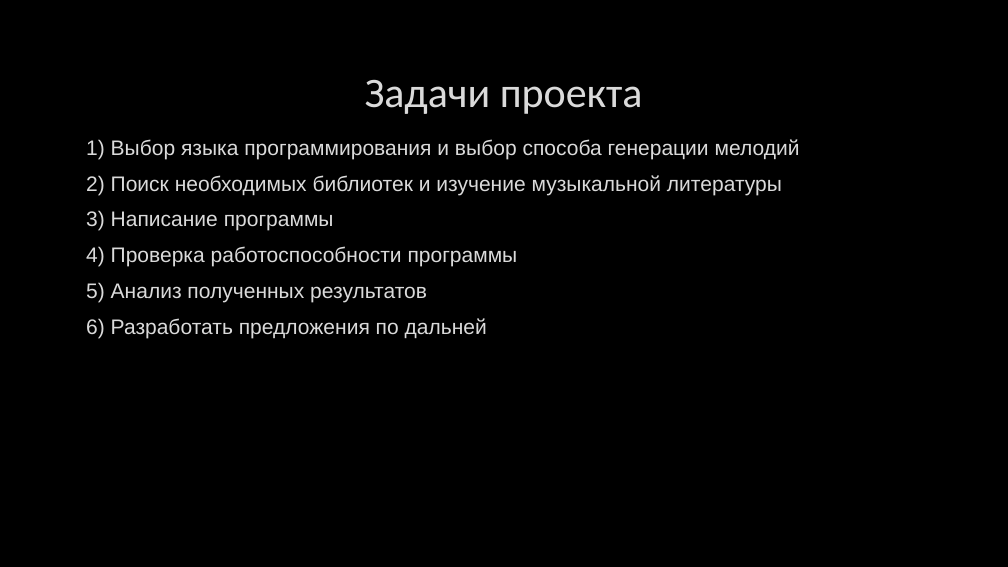
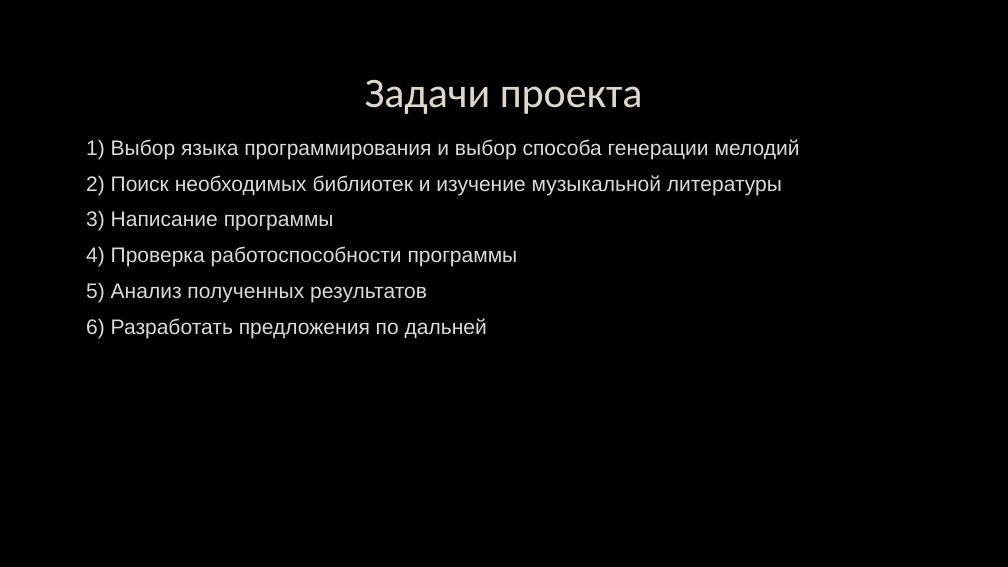
Before and after one commit to EugeniaBee/Melody-generator, a slide deck: slide 4 of Программа_Генерирующая_Музыку_ИП_Фрик_Евгений_2022.pptx. Drawn at 1008x567 pixels with LibreOffice and Linux fonts; fonts in the diff are those of the drawing; background and template pictures are left out. Boxes give left, top, right and bottom in pixels: in the first picture for what was removed or moved away, otherwise in the second. Text is boxed around its words. In the diff, an @@ line names an element or a change of style, - is before the commit and + after.

```diff
--- a/Программа_Генерирующая_Музыку_ИП_Фрик_Евгений_2022.pptx
+++ b/Программа_Генерирующая_Музыку_ИП_Фрик_Евгений_2022.pptx
@@ title "Задачи проекта" at (x1=365, y1=80, x2=643, y2=114): text colour #DADADA to #DED8CA @@
```
Also in this commit, not shown: 6 other slides changed, 3 slides added.
